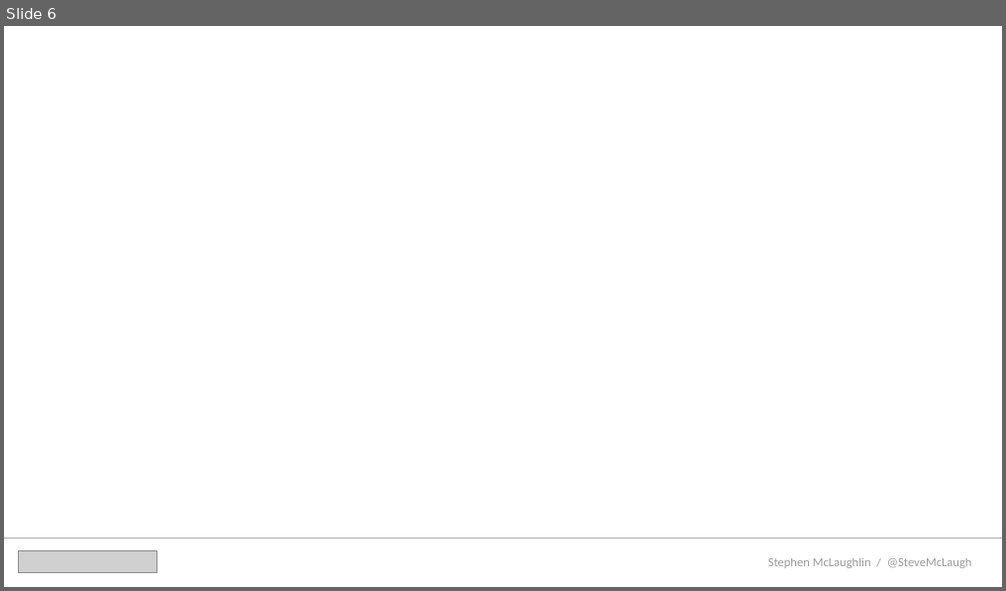
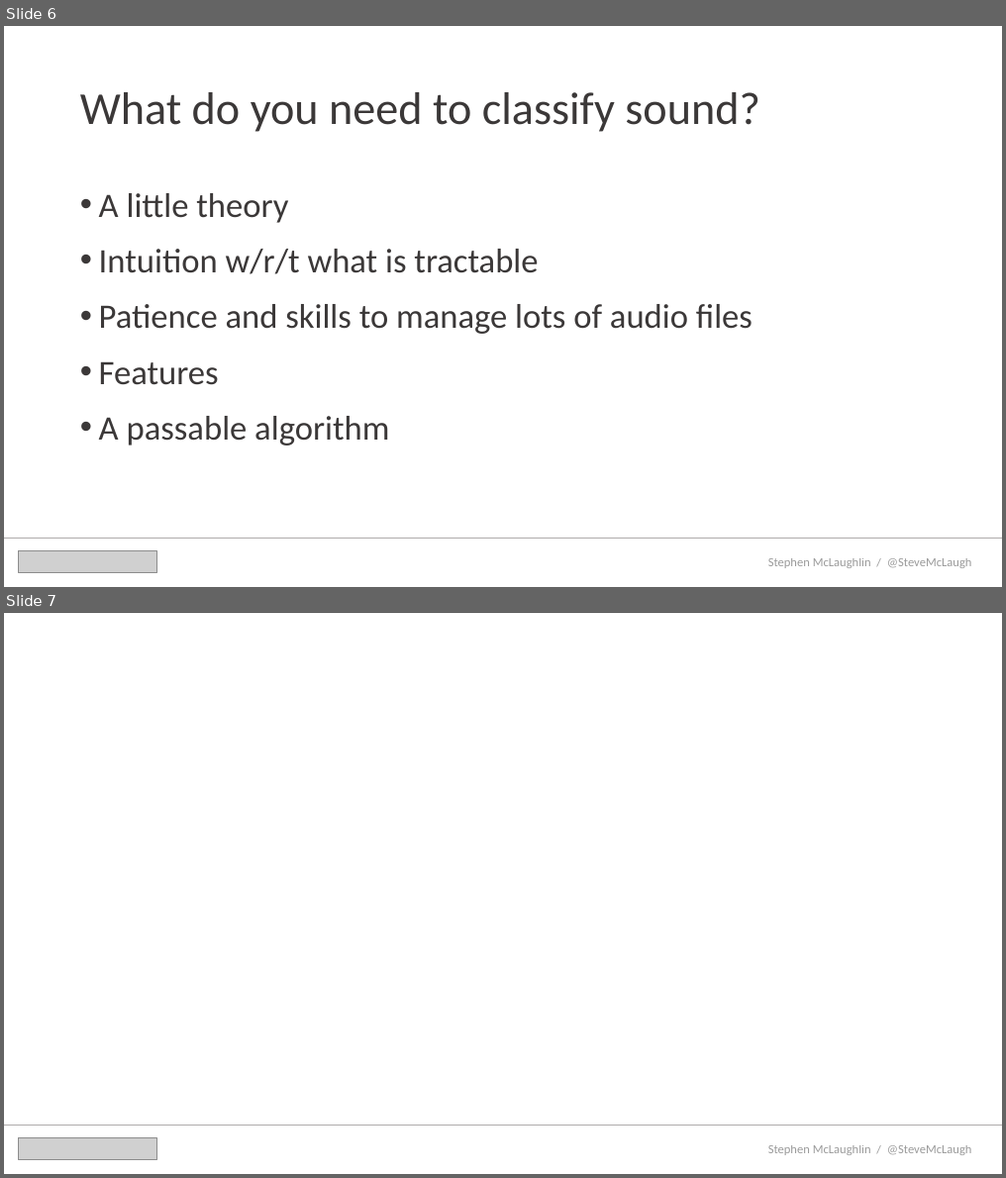
Before and after one commit to stevemclaugh/HILT-Audio-ML, a slide deck: Slides/Day_1.pptx. Shown one above the other, each under a label of ours: slide 6 before the commit, slides 6 and 7 after it. The pictures are 1006x591 and 1006x1178 pixels, drawn with LibreOffice and Linux fonts; fonts in the diff are those of the drawing; grey boxes stand for pictures; background and template pictures are left out. Boxes give left, top, right and bottom in pixels: in the first picture for what was removed or moved away, otherwise in the second. Text is boxed around its words. In the diff, an @@ line names an element or a change of style, - is before the commit and + after.

```diff
--- a/Slides/Day_1.pptx
+++ b/Slides/Day_1.pptx
@@ slide 6 added at <box>4,26,1002,587</box>, background #FFFFFF @@
@@ title added at <box>80,92,760,132</box>, 44 pt, text #3B3838 @@
+What do you need to classify sound?
@@ text added at <box>99,193,752,446</box>, 33 pt, text #3B3838 @@
+• A little theory
+• Intuition w/r/t what is tractable
+• Patience and skills to manage lots of audio files
+• Features
+• A passable algorithm
@@ line added from (4, 538) to (1002, 538), #AFABAB 0.5 pt @@
@@ picture added at <box>18,552,156,574</box> @@
@@ text added at <box>768,559,972,569</box>, 12 pt, text #595959 at 60% opacity @@
+Stephen McLaughlin / @SteveMcLaugh
@@ what was slide 6 is now slide 7 @@
```
Also in this commit, not shown: 13 slides changed, 5 other slides added, 2 other files.
